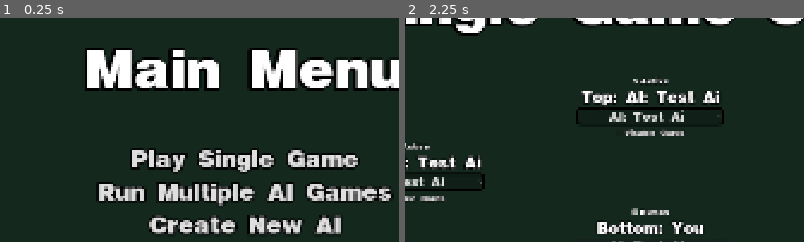
Above: before the commit, frames 1-2 (left to right).
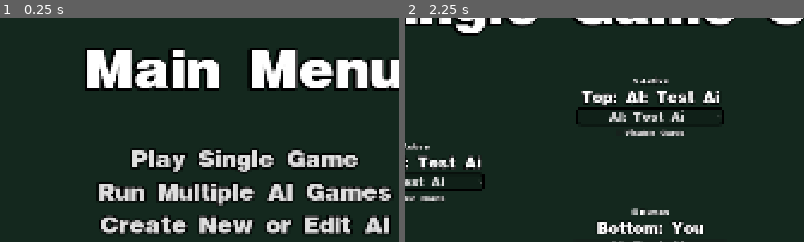
Above: after the commit, the same moments.

Repository: JontePonte/UNO-utlimate-ai-simulator
Game: Godot game, scene res://menus/MainMenu.tscn
Two runs of this game, one before a commit and one after it. Both use one fixed random seed, a clock stepped at 60 frames per second and the inputs below.
Inputs:
- Up to frame 1 (0.25 s): no input
- Up to frame 2 (2.25 s): click "Play Single Game" at 0.5 s; click "Back to Menu" at 1.25 s; click "Play Single Game" at 2 s
The pictures show only the part of the screen within x 19-69%, y 13-63%; the shares and areas given below are measured in that part.

The runs differ from the first frame. In frame 1, 4.0% of the frame differs, in the area x 24-98%, y 87-97%; in frame 2, nothing differs.

Commit message:
Changed a single name

Diff:
--- a/uno-ultimate-ai-simulator/menus/MainMenu.tscn
+++ b/uno-ultimate-ai-simulator/menus/MainMenu.tscn
@@ -84,7 +84,7 @@
 theme_override_constants/outline_size = 19
 theme_override_fonts/font = ExtResource("2_218cn")
 theme_override_font_sizes/font_size = 60
-text = "Create New AI"
+text = "Create New or Edit AI"
 flat = true
 
 [node name="ExitGameButton" type="Button" parent="MarginContainer/MainVBox" unique_id=571594854]
Not shown, changed: uno-ultimate-ai-simulator/debug_match_log.txt
